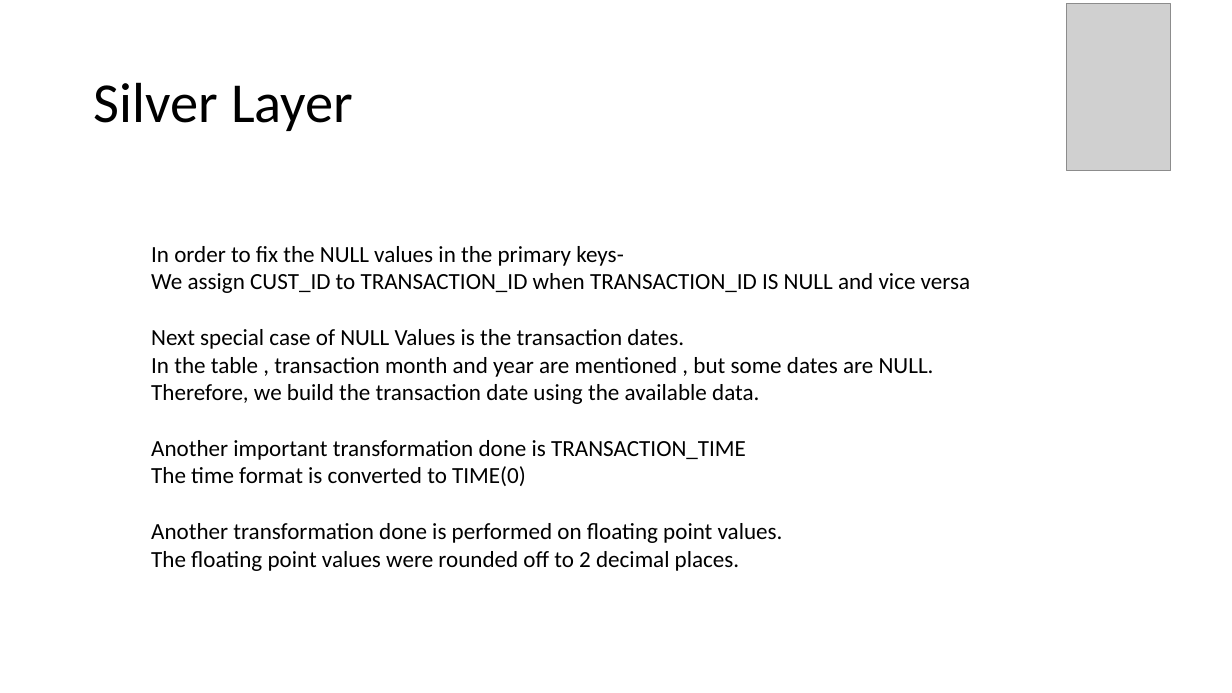
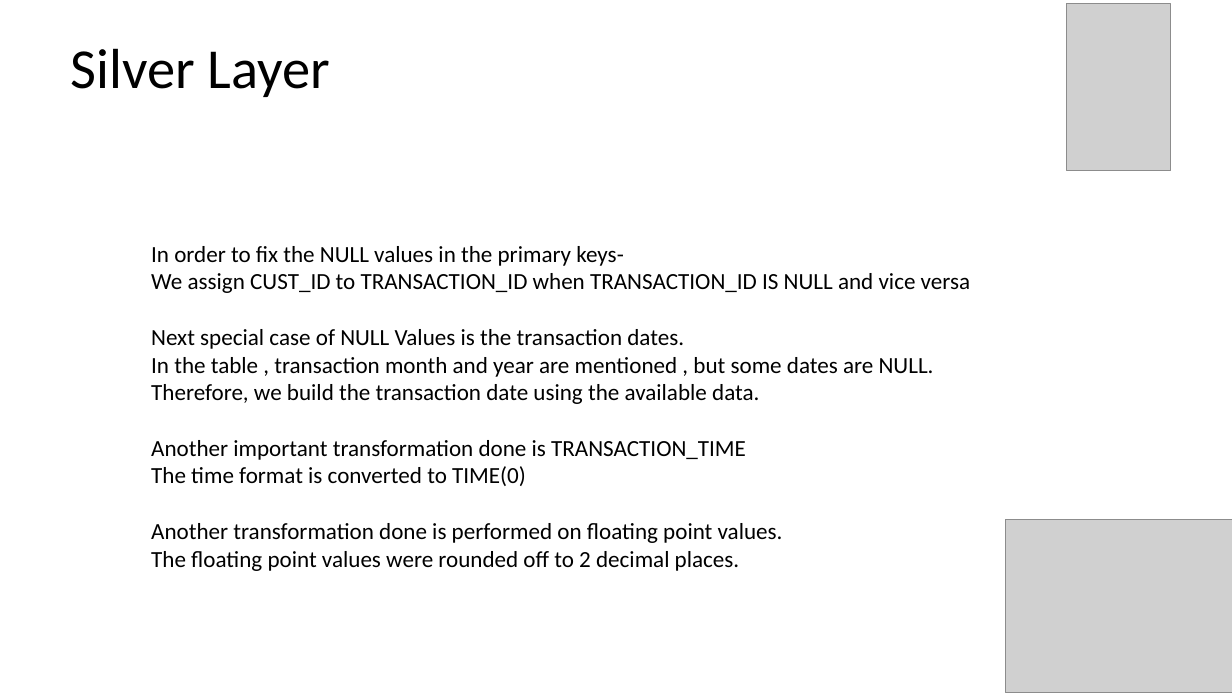
Before and after one commit to Vishwanaathh/RETAIL_SALES_DATA_ANALYTICS, a slide deck: slide 13 of Retail Sales Data Analysis.pptx. Drawn at 1232x693 pixels with LibreOffice and Linux fonts; fonts in the diff are those of the drawing; grey boxes stand for pictures. Boxes give left, top, right and bottom in pixels: in the first picture for what was removed or moved away, otherwise in the second. Text is boxed around its words. In the diff, an @@ line names an element or a change of style, - is before the commit and + after.

```diff
--- a/Retail Sales Data Analysis.pptx
+++ b/Retail Sales Data Analysis.pptx
@@ title "Silver Layer": place and size @@
-title "Silver Layer" at [94, 82, 353, 131]
+title "Silver Layer" at [70, 48, 330, 97]
@@ picture added at [1006, 519, 1232, 693] @@
```
Also in this commit, not shown: 15 other slides changed, 1 other file.
